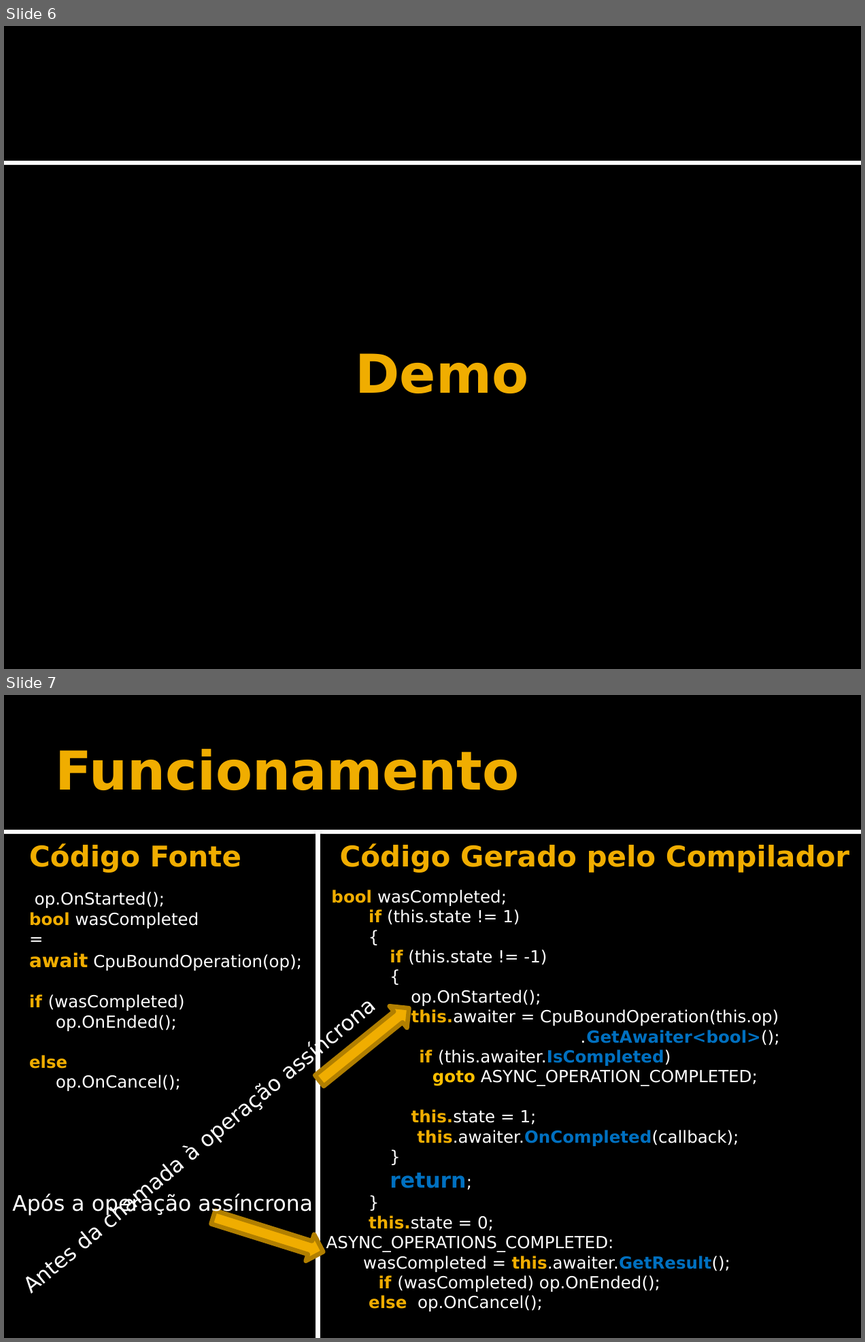
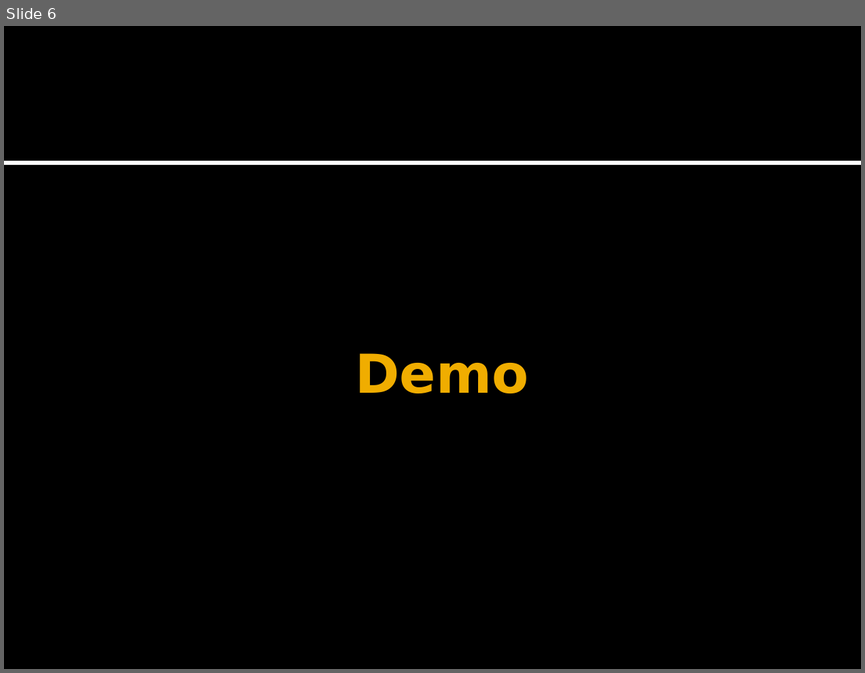
Before and after one commit to DVDPT/Programmatically-Speaking-Repository, a slide deck: AsyncStuff/AsyncDemo/Slides.pptx. Shown one above the other, each under a label of ours: slides 6 and 7 before the commit, slide 6 after it. The pictures are 865x1342 and 865x673 pixels, drawn with LibreOffice and Linux fonts; fonts in the diff are those of the drawing. Boxes give left, top, right and bottom in pixels: in the first picture for what was removed or moved away, otherwise in the second. Text is boxed around its words. In the diff, an @@ line names an element or a change of style, - is before the commit and + after.

```diff
--- a/AsyncStuff/AsyncDemo/Slides.pptx
+++ b/AsyncStuff/AsyncDemo/Slides.pptx
@@ slide 7 removed at <box>4,695,861,1338</box>, background #000000; not listed: 2 template elements that a slide beside it also shows @@
@@ title removed at <box>56,749,519,790</box> @@
-Funcionamento
@@ line removed from (317, 830) to (317, 1338) @@
@@ text removed at <box>29,843,241,872</box> @@
-Código Fonte
@@ text removed at <box>340,843,849,872</box> @@
-Código Gerado pelo Compilador
@@ text removed at <box>29,892,302,1091</box> @@
-op.OnStarted();
-bool wasCompleted
-=
-await CpuBoundOperation(op);
-if (wasCompleted)
-op.OnEnded();
-else
-op.OnCancel();
@@ text removed at <box>326,889,780,1311</box> @@
-bool wasCompleted;
-if (this.state != 1)
-{
-if (this.state != -1)
-{
-op.OnStarted();
-this.awaiter = CpuBoundOperation(this.op)
-.GetAwaiter<bool>();
-if (this.awaiter.IsCompleted)
-goto ASYNC_OPERATION_COMPLETED;
-this.state = 1;
-this.awaiter.OnCompleted(callback);
-}
-return;
-}
-this.state = 0;
-ASYNC_OPERATIONS_COMPLETED:
-wasCompleted = this.awaiter.GetResult();
-if (wasCompleted) op.OnEnded();
-else op.OnCancel();
@@ right arrow removed at <box>311,997,418,1091</box> @@
@@ text removed at <box>191,1147,201,1159</box> @@
-Antes da chamada à operação assíncrona
@@ text removed at <box>12,1193,313,1215</box> @@
-Após a operação assíncrona
@@ right arrow removed at <box>209,1204,328,1264</box> @@
```
Also in this commit, not shown: 5 slides changed, 1 slide added, 1 other slide removed, 2 other files.
